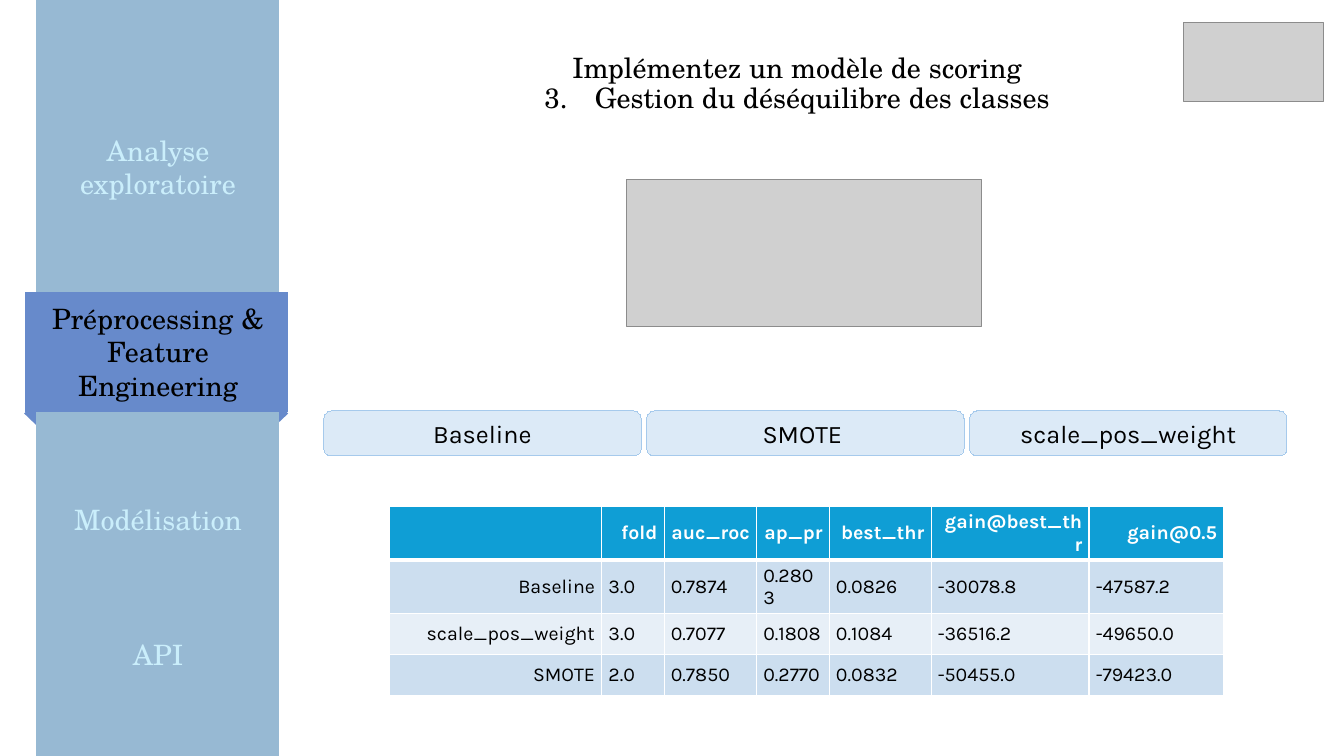
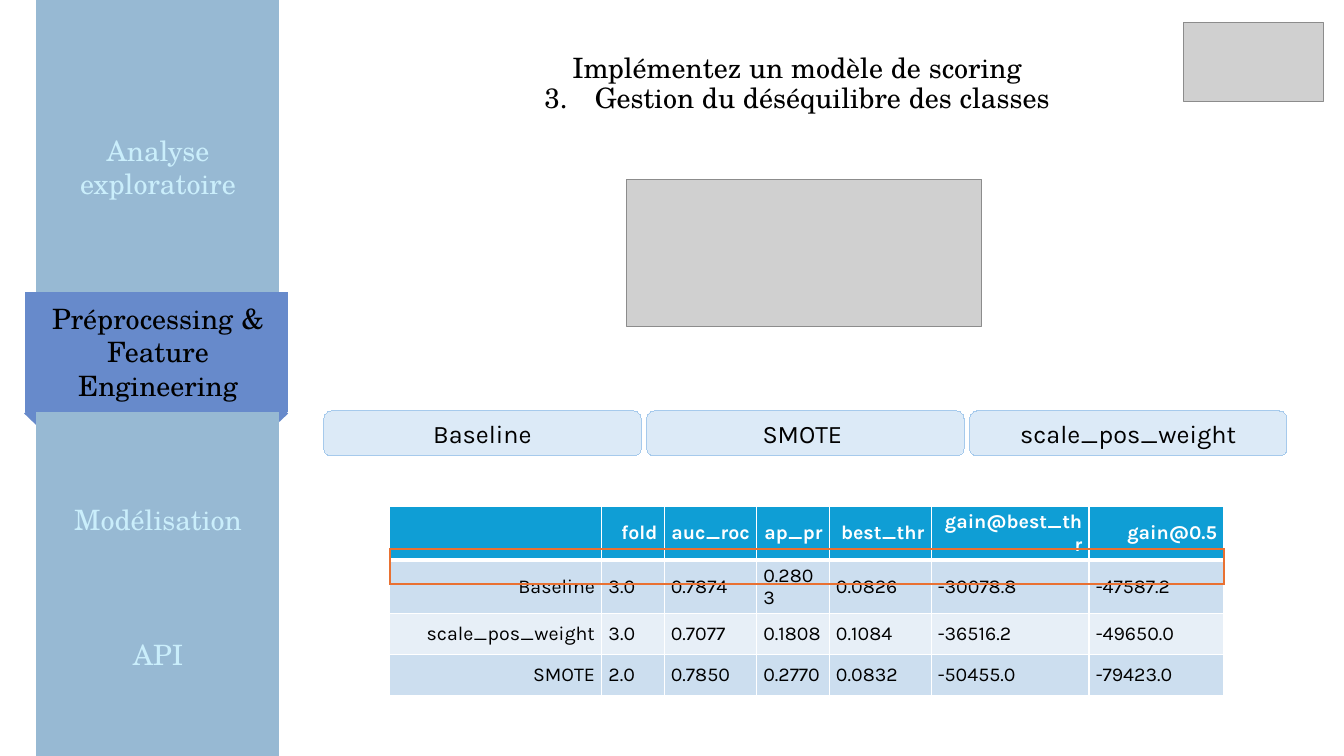
Before and after one commit to MargauxDupeyron/OC-P7-Implementez-un-modele-de-scoring, a slide deck: slide 15 of reports/Soutenance_Projet_7.pptx. Drawn at 1344x756 pixels with LibreOffice and Linux fonts; fonts in the diff are those of the drawing; grey boxes stand for pictures; background and template pictures are left out. Boxes give left, top, right and bottom in pixels: in the first picture for what was removed or moved away, otherwise in the second. Text is boxed around its words. In the diff, an @@ line names an element or a change of style, - is before the commit and + after.

```diff
--- a/reports/Soutenance_Projet_7.pptx
+++ b/reports/Soutenance_Projet_7.pptx
@@ rectangle added at box(390, 549, 1225, 585), outline #E97132 1.5 pt @@
```
Also in this commit, not shown: 11 other slides changed, 2 slides added, 1 other file.
